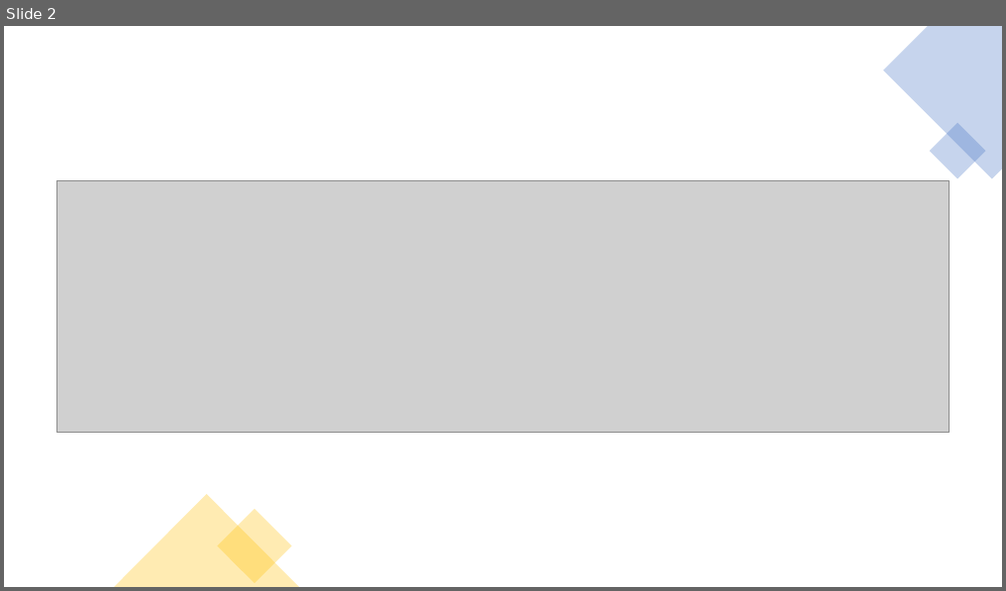
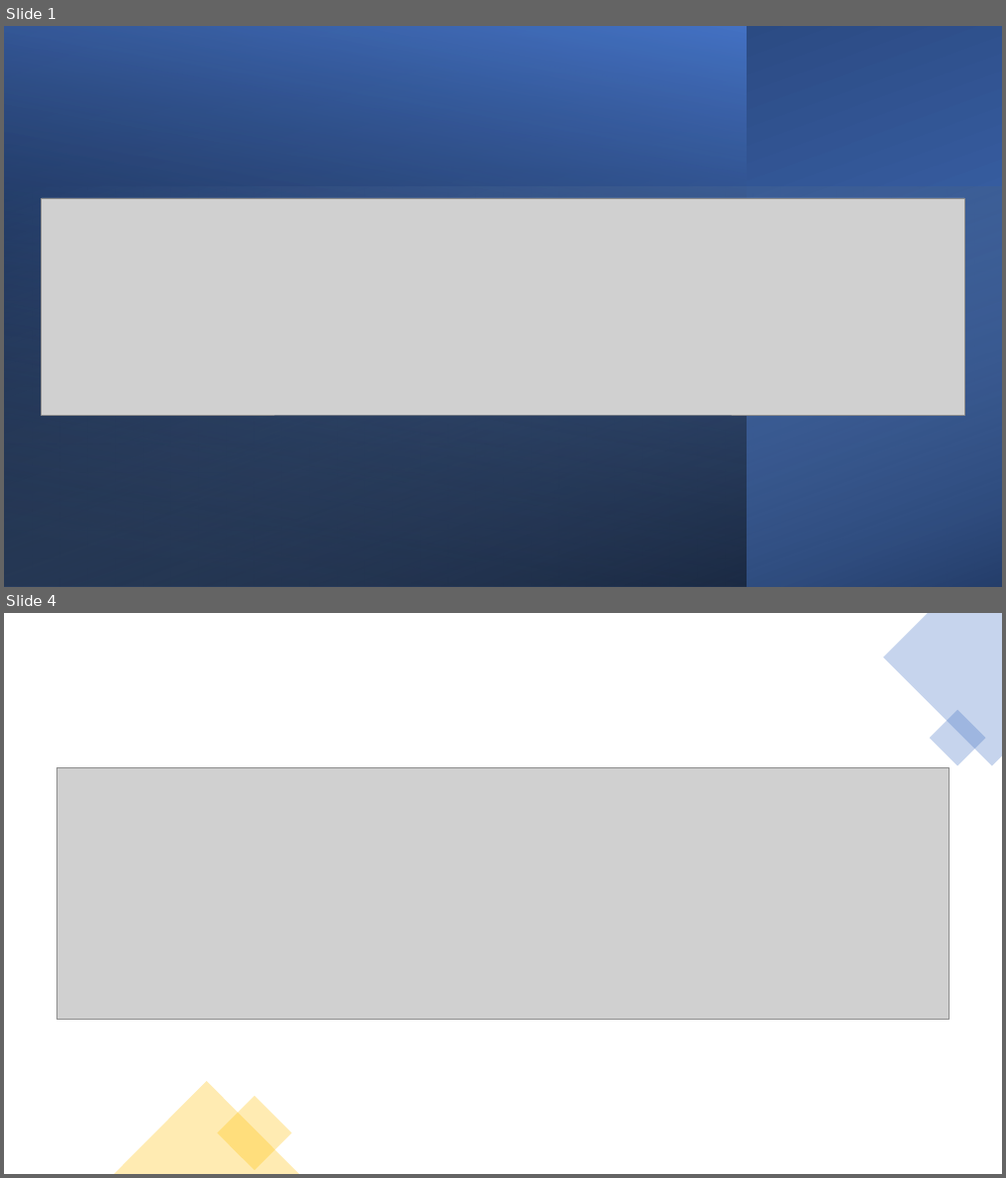
Before and after one commit to JDev2001/JavaCompiler_TINF2020, a slide deck: Präsentation.pptx. Shown one above the other, each under a label of ours: slide 2 before the commit, slides 1 and 4 after it; the slides between them are not shown. The pictures are 1006x591 and 1006x1178 pixels, drawn with LibreOffice and Linux fonts; fonts in the diff are those of the drawing; grey boxes stand for pictures. Boxes give left, top, right and bottom in pixels: in the first picture for what was removed or moved away, otherwise in the second. Text is boxed around its words. In the diff, an @@ line names an element or a change of style, - is before the commit and + after.

```diff
--- a/Präsentation.pptx
+++ b/Präsentation.pptx
@@ slide 1 added at <box>4,26,1002,587</box>, background #FFFFFF @@
@@ rectangle added at <box>4,26,1002,587</box>, fill gradient #4472C4 to #203864 @@
@@ rectangle added at <box>4,26,746,587</box>, fill gradient #000000 to #4472C4 @@
@@ rectangle added at <box>4,187,1002,587</box>, fill gradient #9DC3E6 to #000000 @@
@@ picture added at <box>42,198,964,415</box> @@
@@ what was slide 2 is now slide 4 @@
```
Also in this commit, not shown: 1 slide changed, 2 other slides added, 2 slides removed.
